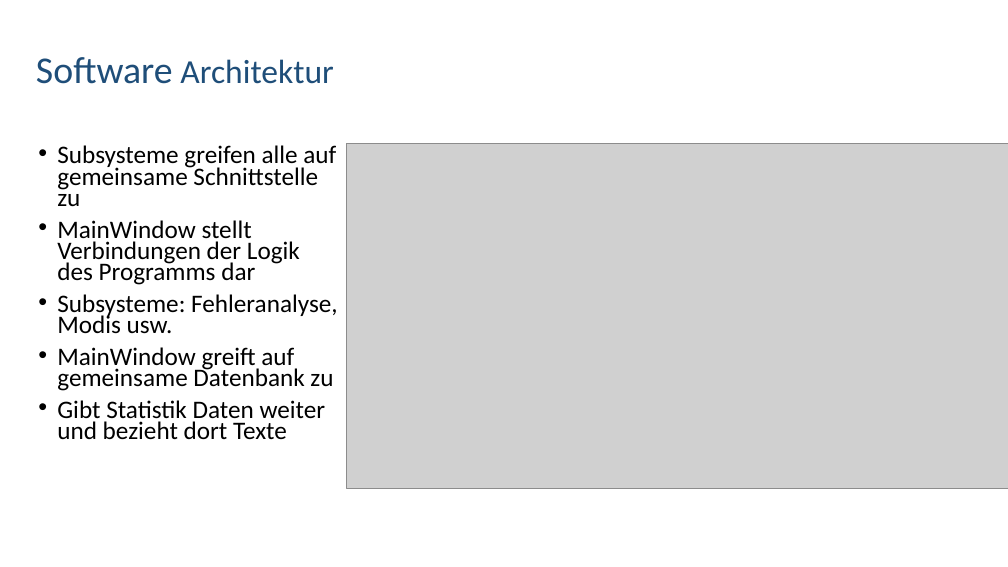
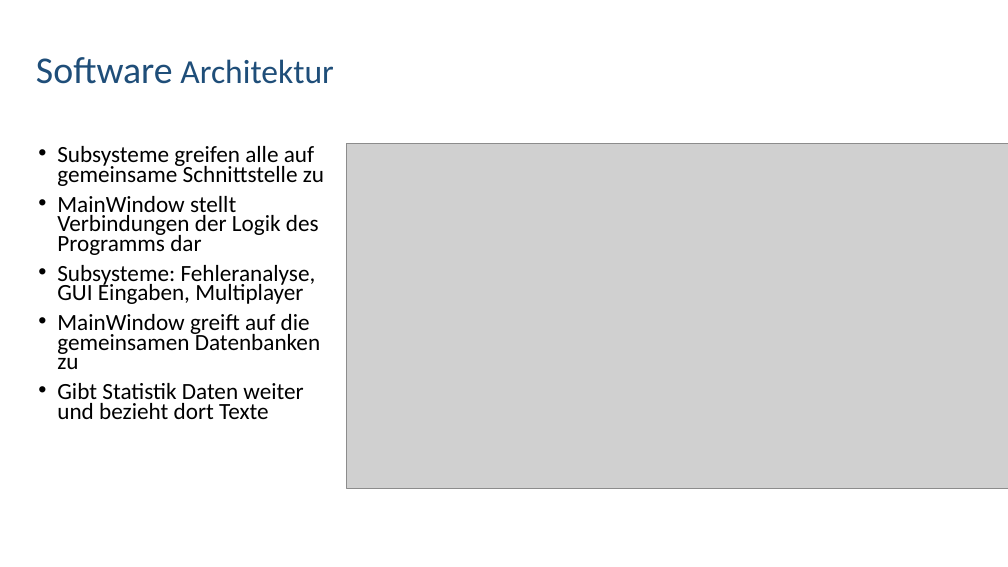
Before and after one commit to gaffli/typo, a slide deck: slide 4 of Meilensteine/MS 5/Projekt.pptx. Drawn at 1008x567 pixels with LibreOffice and Linux fonts; fonts in the diff are those of the drawing; grey boxes stand for pictures; background and template pictures are left out. Boxes give left, top, right and bottom in pixels: in the first picture for what was removed or moved away, otherwise in the second. Text is boxed around its words. In the diff, an @@ line names an element or a change of style, - is before the commit and + after.

```diff
--- a/Meilensteine/MS 5/Projekt.pptx
+++ b/Meilensteine/MS 5/Projekt.pptx
@@ text at [57, 146, 324, 419]: size 24.1 to 22.1 pt in "Subsysteme greifen alle auf gemeinsame Schnittstelle zu", "MainWindow stellt Verbindungen der Logik des Programms ...", "Gibt Statistik Daten weiter und bezieht dort ..." @@
@@ text at [57, 265, 320, 369]: text changed; size 24.1 to 22.1 pt @@
-• Subsysteme: Fehleranalyse, Modis usw.
-• MainWindow greift auf gemeinsame Datenbank zu
+• Subsysteme: Fehleranalyse, GUI Eingaben, Multiplayer
+• MainWindow greift auf die gemeinsamen Datenbanken zu
```
Also in this commit, not shown: 1 other slide changed.
